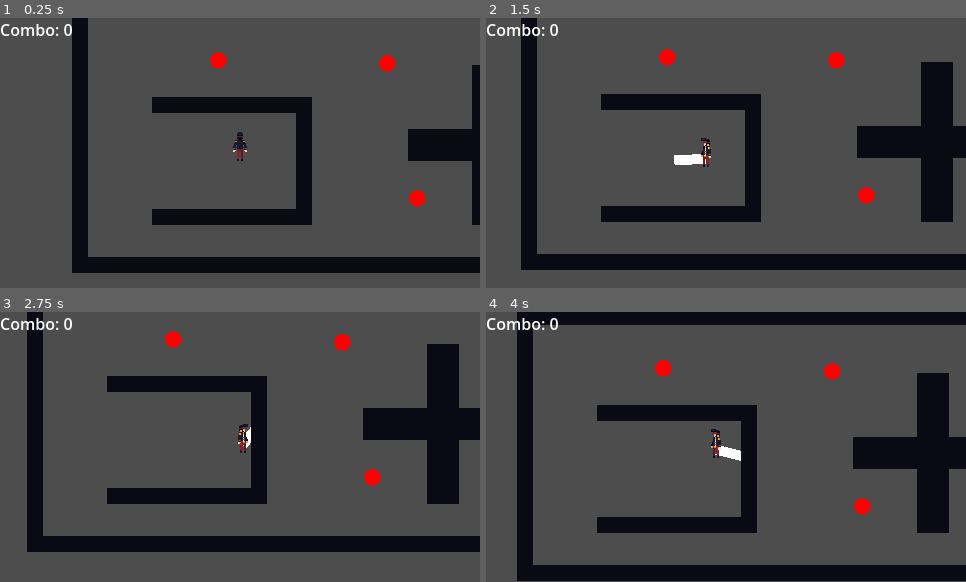
Above: before the commit, frames 1-4 (two rows, left to right).
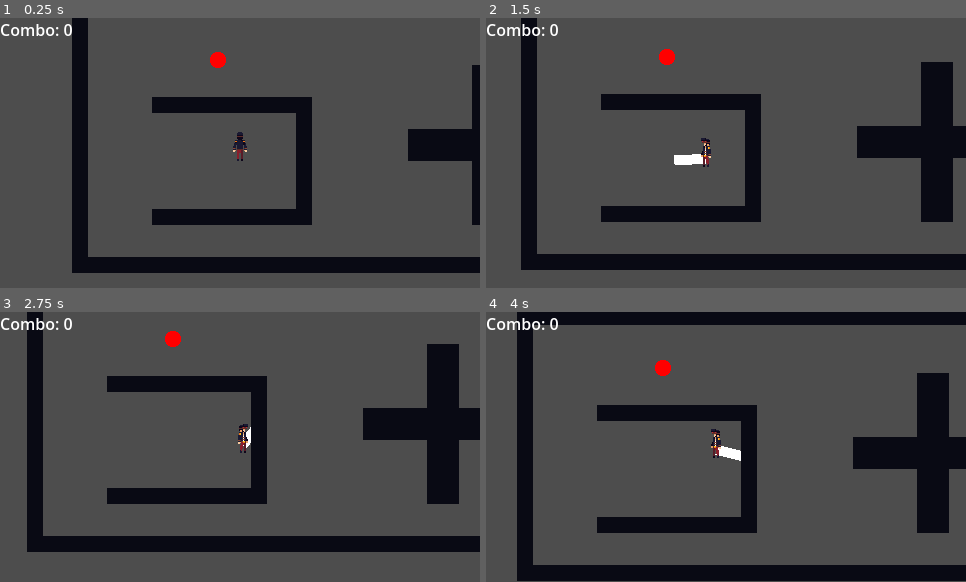
Above: after the commit, the same moments.

Repository: Kapcpa/gmtk-gamejam-2026
Game: Godot game, scene res://scenes/level0.tscn
Two runs of this game, one before a commit and one after it. Both use one fixed random seed, a clock stepped at 60 frames per second and the inputs below.
Inputs (mouse positions are in pixels of both pictures, inside the frame that each line leads up to):
- Up to frame 1 (0.25 s): no input
- Up to frame 2 (1.5 s): tap Enter at 0.5 s; move the mouse to (831, 139) at 0.52 s; hold D (right) 0.53-1.28 s; click (831, 139) at 0.6 s; move the mouse to (630, 166) at 1.27 s; hold S (down) from 1.28 s (still down); click (630, 166) at 1.35 s
- Up to frame 3 (2.75 s): move the mouse to (288, 387) at 2.02 s; release S (down) at 2.03 s; hold D (right) from 2.03 s (still down); click (288, 387) at 2.1 s
- Up to frame 4 (4 s): move the mouse to (702, 501) at 2.77 s; release D (right) at 2.78 s; hold W (up) 2.78-3.53 s; click (702, 501) at 2.85 s; move the mouse to (870, 487) at 3.52 s; hold A (left) from 3.53 s (still down); click (870, 487) at 3.6 s

The runs differ from the first frame. In frame 1, 0.3% of the frame differs, in the area x 78-89%, y 13-70%; in frame 2, 0.3%; in frame 3, 0.3%; in frame 4, 0.3%.

Commit message:
fixed enemy attack

Diff:
--- a/scenes/enemy.tscn
+++ b/scenes/enemy.tscn
@@ -10,7 +10,7 @@
 radius = 8.0
 
 [sub_resource type="CircleShape2D" id="CircleShape2D_3o11d"]
-radius = 19.0
+radius = 25.0
 
 [node name="enemy" type="CharacterBody2D" unique_id=617679549 groups=["enemies"]]
 collision_layer = 4
@@ -37,6 +37,3 @@
 
 [node name="CollisionShape2D" type="CollisionShape2D" parent="trigger" unique_id=1049161710]
 shape = SubResource("CircleShape2D_3o11d")
-
-[connection signal="body_entered" from="hurtbox" to="." method="_on_hurtbox_body_entered"]
-[connection signal="body_entered" from="trigger" to="." method="_on_trigger_body_entered"]
--- a/scenes/level0.tscn
+++ b/scenes/level0.tscn
@@ -35,22 +35,6 @@
 position = Vector2(-30, -101)
 health = 3.0
 
-[node name="enemy2" parent="." unique_id=5597812 instance=ExtResource("3_sugp2")]
-position = Vector2(139, -98)
-health = 3.0
-
-[node name="enemy3" parent="." unique_id=921861323 instance=ExtResource("3_sugp2")]
-position = Vector2(311, -69)
-health = 3.0
-
-[node name="enemy4" parent="." unique_id=138940968 instance=ExtResource("3_sugp2")]
-position = Vector2(295, 51)
-health = 3.0
-
-[node name="enemy5" parent="." unique_id=502752731 instance=ExtResource("3_sugp2")]
-position = Vector2(169, 37)
-health = 3.0
-
 [node name="transition_zone" parent="." unique_id=1123111444 instance=ExtResource("5_x1x1l")]
 position = Vector2(352, -146)
 next_scene_path = "uid://cxq6mmq7yxdbb"
--- a/scripts/enemy.gd
+++ b/scripts/enemy.gd
@@ -72,6 +72,10 @@
 	move_and_slide()
 
 func _state_idle(_delta: float) -> void:
+	if player in attack_trigger.get_overlapping_bodies():
+		_start_attacking()
+		return
+
 	velocity = Vector2.ZERO
 
 	var start_cell = tilemap.local_to_map(global_position)
@@ -79,11 +83,15 @@
 
 	path = pathfinding_grid.get_point_path(start_cell, target_cell)
 
-	if path.size() < vision:
+	if 1 < path.size() and path.size() < vision:
 		_change_state(State.RUNNING)
 		return
 
 func _state_running(_delta: float) -> void:
+	if player in attack_trigger.get_overlapping_bodies():
+		_start_attacking()
+		return
+
 	var start_cell = tilemap.local_to_map(global_position)
 	var target_cell = tilemap.local_to_map(player.global_position)
 
@@ -108,6 +116,10 @@
 
 func _state_attacking(_delta: float) -> void:
 	velocity = velocity.move_toward(Vector2.ZERO, ATTACK_FRICTION * _delta)
+
+	if player in hurtbox.get_overlapping_bodies():
+		var direction = global_position.direction_to(player.global_position)
+		player.take_damage(direction * ATTACK_FORCE)
 
 	attack_timer -= _delta
 	if attack_timer <= 0.0:
@@ -139,16 +151,3 @@
 	print(health)
 	if health <= 0:
 		_change_state(State.DEAD)
-
-func _on_hurtbox_body_entered(body: Node2D) -> void:
-	if body != player or current_state != State.ATTACKING:
-		return
-
-	var direction = global_position.direction_to(player.global_position)
-	player.take_damage(direction * ATTACK_FORCE)
-
-func _on_trigger_body_entered(body: Node2D) -> void:
-	if body != player:
-		return
-
-	_start_attacking()
